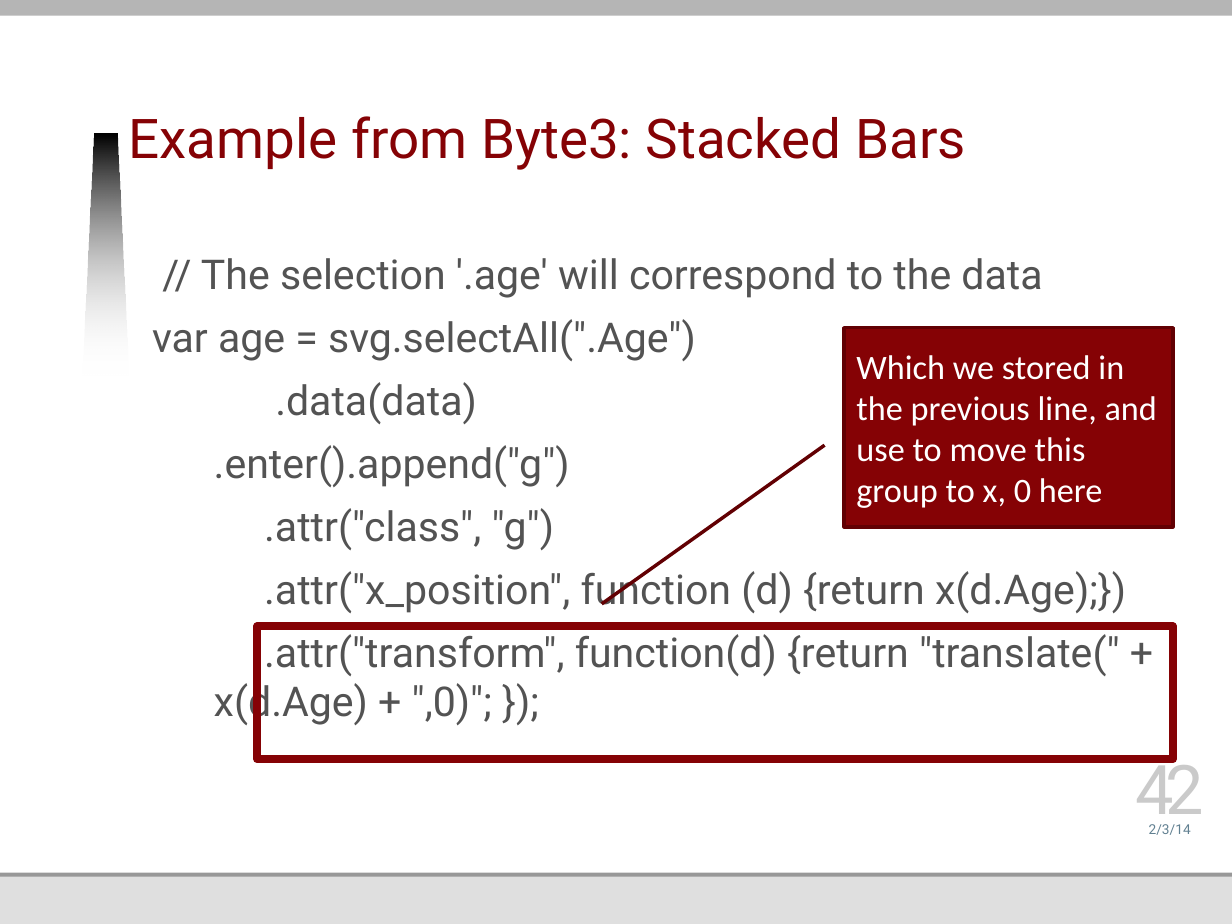
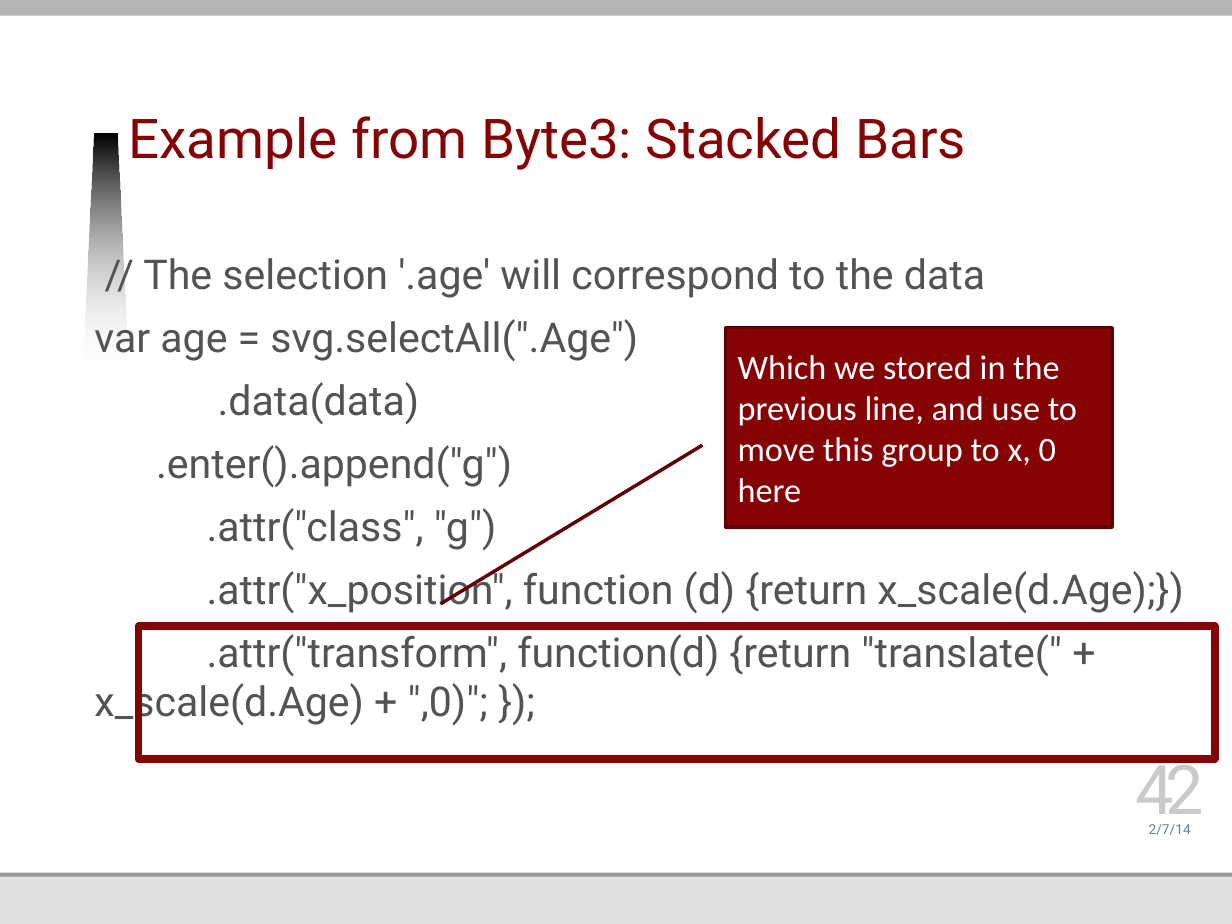
Before and after one commit to jmankoff/data, a slide deck: slide 42 of Lectures/Byte 3.pptx. Drawn at 1232x924 pixels with LibreOffice and Linux fonts; fonts in the diff are those of the drawing; background and template pictures are left out. Boxes give left, top, right and bottom in pixels: in the first picture for what was removed or moved away, otherwise in the second. Text is boxed around its words. In the diff, an @@ line names an element or a change of style, - is before the commit and + after.

Commit message:
changed 'x' to 'x_scale' and 'y' to 'y_scale'

```diff
--- a/Lectures/Byte 3.pptx
+++ b/Lectures/Byte 3.pptx
@@ text "// The selection '.age' will ...": place and size @@
-text "// The selection '.age' will ..." at bbox=[152, 258, 1126, 727]
+text "// The selection '.age' will ..." at bbox=[94, 258, 1183, 727]
@@ border callout "Which we stored in the ...": place and size @@
-border callout "Which we stored in the ..." at bbox=[844, 328, 1173, 527]
+border callout "Which we stored in the ..." at bbox=[726, 328, 1112, 527]
@@ text at bbox=[94, 567, 1183, 727]: text changed @@
-.attr("x_position", function (d) {return x(d.Age);})
-.attr("transform", function(d) {return "translate(" + x(d.Age) + ",0)"; });
+.attr("x_position", function (d) {return x_scale(d.Age);})
+.attr("transform", function(d) {return "translate(" + x_scale(d.Age) + ",0)"; });
@@ rectangle: place and size @@
-rectangle at bbox=[257, 626, 1173, 759]
+rectangle at bbox=[138, 626, 1215, 759]
@@ text at bbox=[1149, 824, 1191, 835]: text changed @@
-2/3/14
+2/7/14
```
Also in this commit, not shown: 48 other slides changed, 1 other file.
